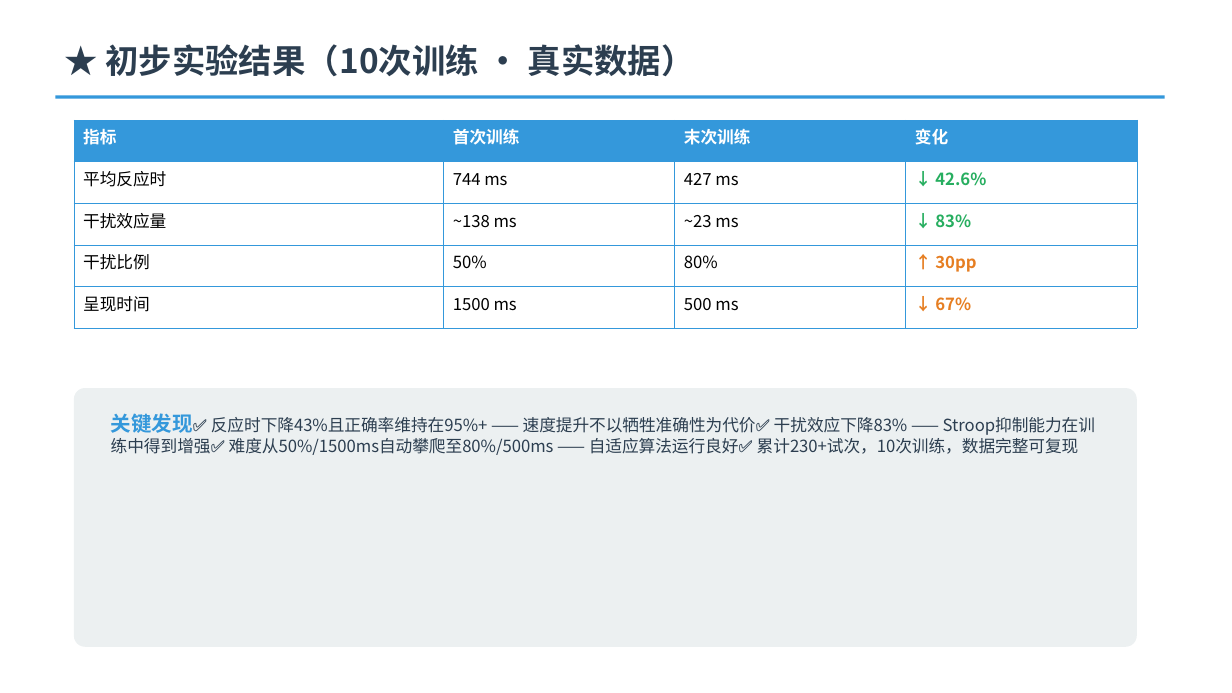
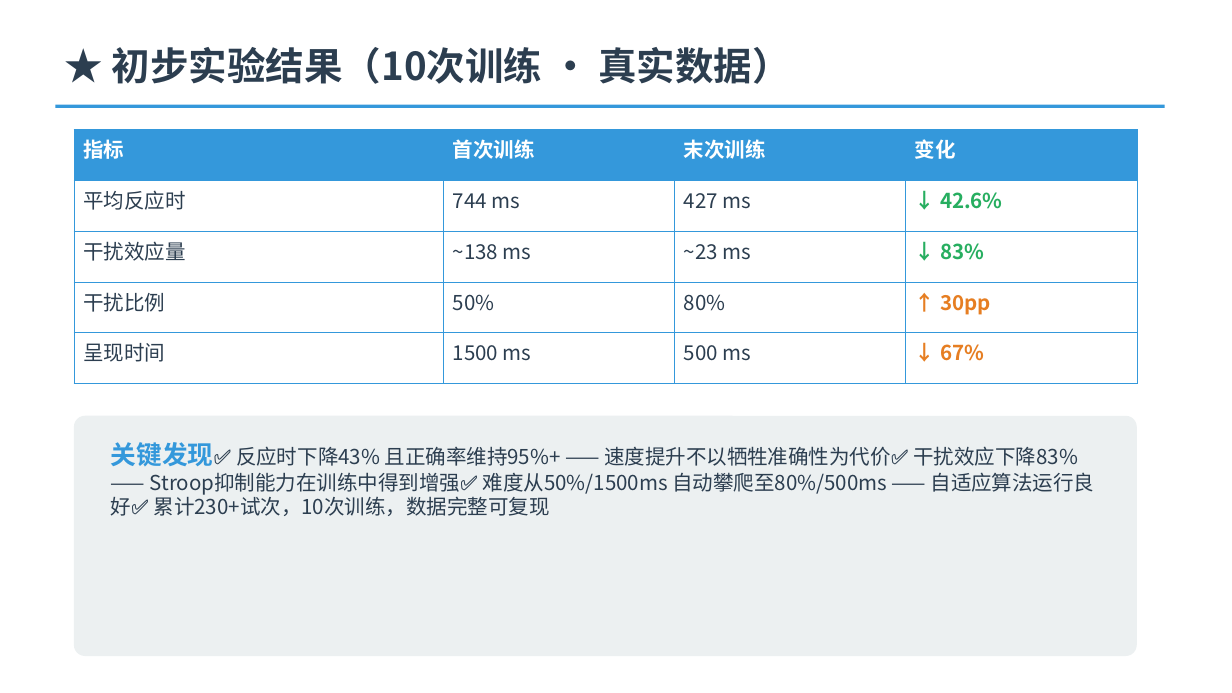
Before and after one commit to wangxi886/stroop-attention-trainer, a slide deck: slide 7 of Stroop自适应训练系统-期末汇报.pptx. Drawn at 1232x693 pixels with LibreOffice and Linux fonts; fonts in the diff are those of the drawing. Boxes give left, top, right and bottom in pixels: in the first picture for what was removed or moved away, otherwise in the second. Text is boxed around its words. In the diff, an @@ line names an element or a change of style, - is before the commit and + after.

```diff
--- a/Stroop自适应训练系统-期末汇报.pptx
+++ b/Stroop自适应训练系统-期末汇报.pptx
@@ text "★ 初步实验结果（10次训练 · 真实数据）" at <box>112,47,790,84</box>: size 26 to 30 pt @@
@@ line moved from (55, 97) - (1165, 97) to (55, 106) - (1165, 106) @@
@@ table at <box>74,129,1137,366</box> @@
@@ size 13 to 16 pt @@
@@ text colour #000000 to #2C3E50 in "平均反应时", "744 ms", "427 ms", "干扰效应量" and 8 more places @@
@@ table: place and size @@
-table at <box>74,120,1137,316</box>
+table at <box>74,129,1137,366</box>
@@ rounded rectangle: place and size @@
-rounded rectangle at <box>74,388,1137,647</box>
+rounded rectangle at <box>74,416,1137,656</box>
@@ rounded rectangle at <box>74,416,1137,656</box>: proportions changed @@
@@ text at <box>111,442,1095,516</box>: text changed; size 13 to 16 pt @@
-关键发现✅ 反应时下降43%且正确率维持在95%+ —— 速度提升不以牺牲准确性为代价✅ 干扰效应下降83% —— Stroop抑制能力在训练中得到增强✅ 难度从50%/1500ms自动攀爬至80%/500ms —— 自适应算法运行良好✅ 累计230+试次，10次训练，数据完整可复现
+关键发现✅ 反应时下降43% 且正确率维持95%+ —— 速度提升不以牺牲准确性为代价✅ 干扰效应下降83% —— Stroop抑制能力在训练中得到增强✅ 难度从50%/1500ms 自动攀爬至80%/500ms —— 自适应算法运行良好✅ 累计230+试次，10次训练，数据完整可复现
```
Also in this commit, not shown: 11 other slides changed.
